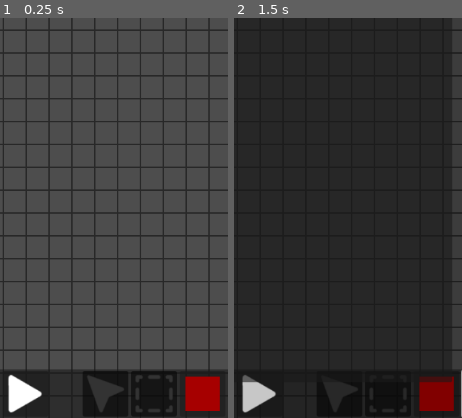
Above: before the commit, frames 1-2 (left to right).
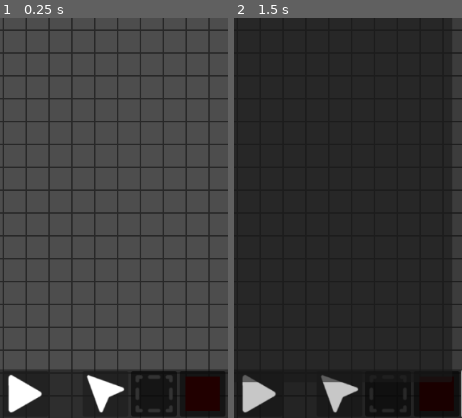
Above: after the commit, the same moments.

Repository: SelfMadeSystem/UniGolf
Game: Godot game, scene res://scenes/BlankEditor.tscn
Two runs of this game, one before a commit and one after it. Both use one fixed random seed, a clock stepped at 60 frames per second and the inputs below. This scene is started directly instead of the project's main scene.
Inputs (mouse positions are % of the whole screen's width and height, from its top left):
- Up to frame 1 (0.25 s): no input
- Up to frame 2 (1.5 s): click (97, 97) at 0.5 s; click (50, 97) at 1.25 s
The pictures show only the part of the screen within x 44-94%, y 50-100%; the shares and areas given below are measured in that part.

The runs differ from the first frame. In frame 1, 2.1% of the frame differs, in the area x 37-97%, y 89-99%; in frame 2, 2.0%.

Commit message:
Added release keystore (not on git), fixed editor issues

Diff:
--- a/prefabs/editor/node_editor.tscn
+++ b/prefabs/editor/node_editor.tscn
@@ -203,6 +203,7 @@
 offset_right = 131.0
 offset_bottom = 33.5
 grow_vertical = 2
+mouse_filter = 0
 alignment = 1
 
 [node name="LeaveButton" type="Button" parent="UI/Bottom/Left" groups=["EditorHide"]]
@@ -248,6 +249,7 @@
 offset_bottom = 33.0
 grow_horizontal = 2
 grow_vertical = 2
+mouse_filter = 0
 alignment = 1
 
 [node name="PlayButton" type="Button" parent="UI/Bottom/Center" groups=["EditorHide"]]
@@ -269,6 +271,7 @@
 offset_bottom = 33.0
 grow_horizontal = 0
 grow_vertical = 2
+mouse_filter = 0
 alignment = 1
 
 [node name="DragButton" type="Button" parent="UI/Bottom/Right" groups=["EditorHide"]]
--- a/scripts/editor/node_editor.gd
+++ b/scripts/editor/node_editor.gd
@@ -441,7 +441,6 @@
 	b.prepare_as_sample(Vector2(64, 64))
 	%PlaceButton.add_child(b)
 	current_object = a
-	set_action(ActionEnum.PLACE)
 
 func _on_objects_button_pressed():
 	var selectScene = preload("res://prefabs/editor/object_select.tscn")
@@ -483,7 +482,10 @@
 		"prefab": preload("res://prefabs/nodes/boost.tscn"),
 		"name": "Boost"
 	})
-	select.selected.connect(set_current_object)
+	select.selected.connect(func(a):
+		set_current_object(a)
+		set_action(ActionEnum.PLACE)
+	)
 
 
 func _on_leave_button_pressed():
Not shown, changed: export_presets.cfg
Not shown: 2 places in prefabs/nodes/slope.tscn that only renumber resources
